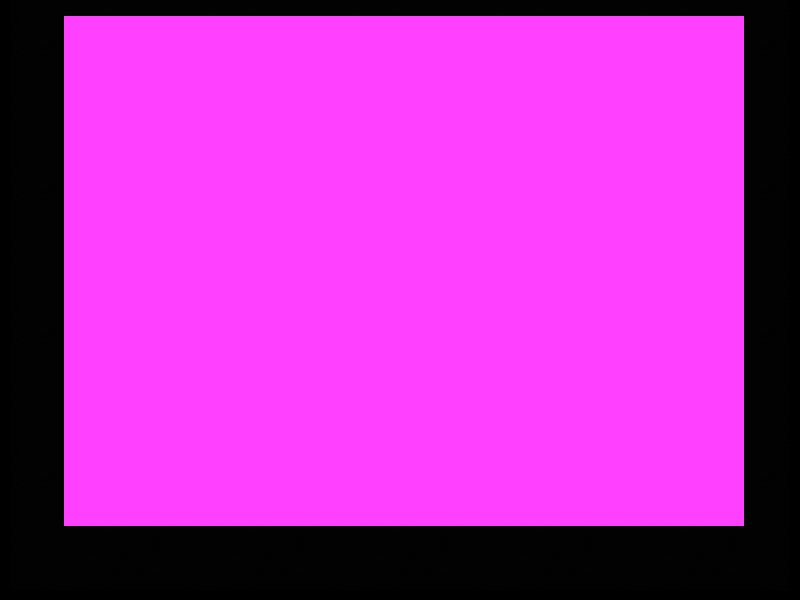
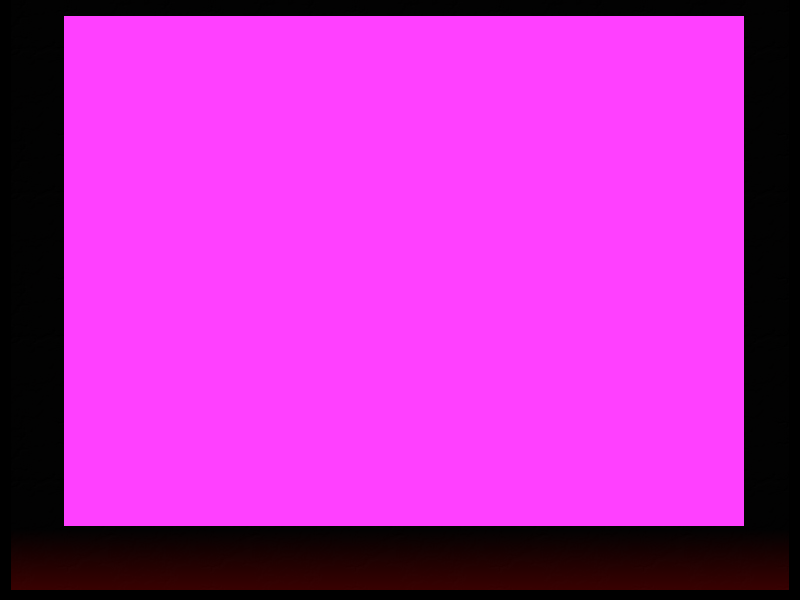
Two versions of the same layered image (800 × 600). Layer-by-layer changes:
added layer "Layer #6" (25%) above "Layer" over [11, 531, 789, 590]